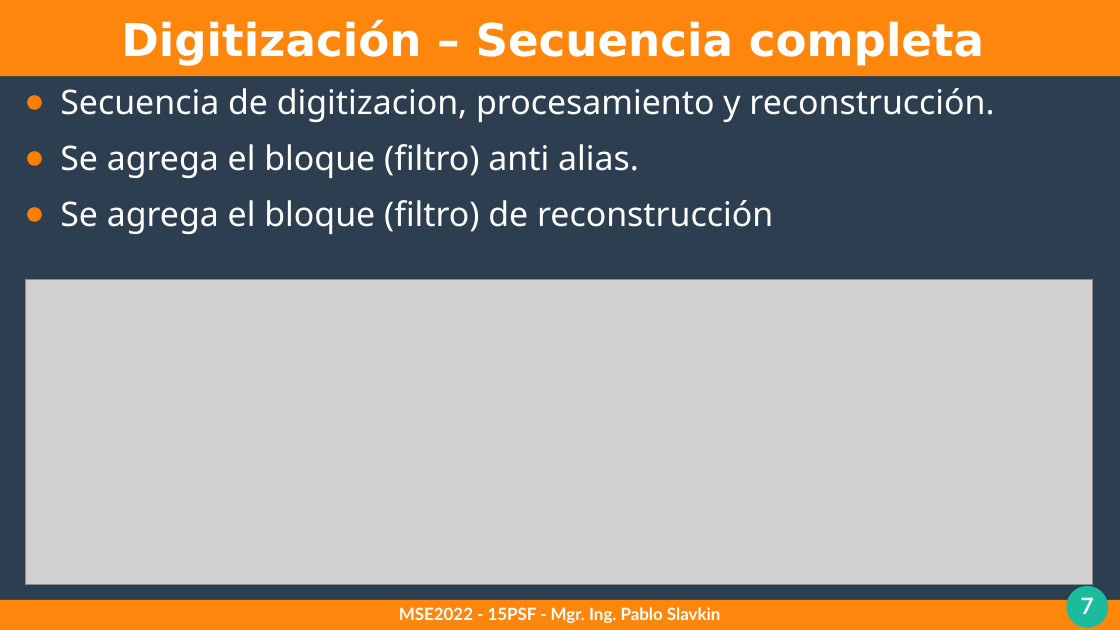
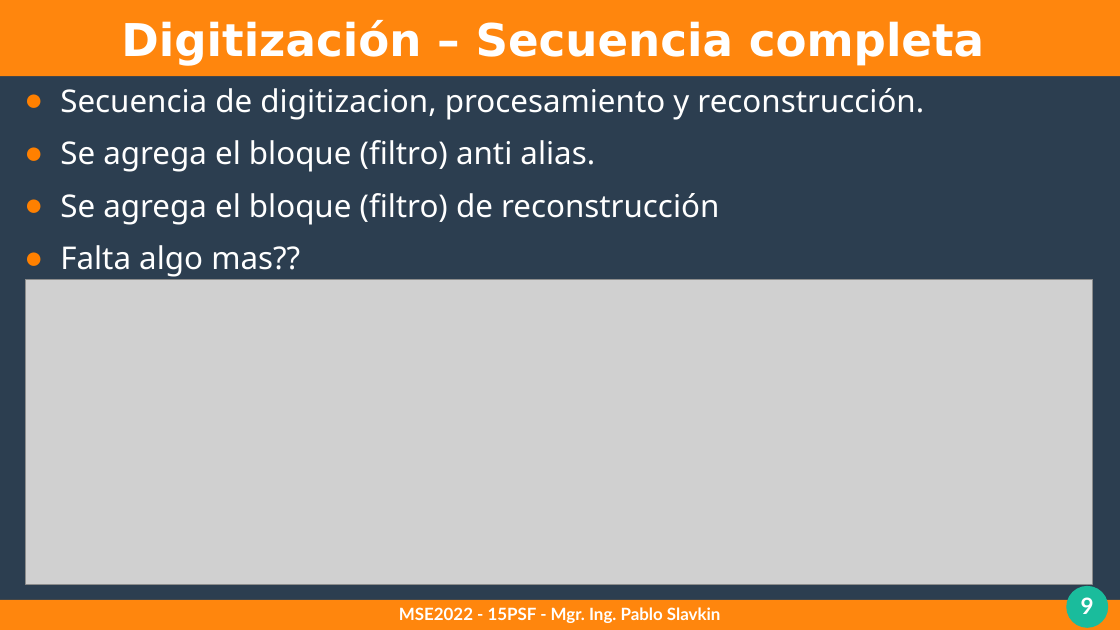
Before and after one commit to pslavkin/psf_2022, a slide deck: slide 9 of clases/2_clase/2_clase.odp (slide 7 before the commit). Drawn at 1120x630 pixels with LibreOffice and Linux fonts; fonts in the diff are those of the drawing; grey boxes stand for pictures. Boxes give left, top, right and bottom in pixels: in the first picture for what was removed or moved away, otherwise in the second. Text is boxed around its words. In the diff, an @@ line names an element or a change of style, - is before the commit and + after.

Commit message:
add clase 2 codes, slides. reconstruction, aliasing, audio

```diff
--- a/clases/2_clase/2_clase.odp
+++ b/clases/2_clase/2_clase.odp
@@ text at (60,88,924,225): size 24 to 22.2 pt @@
@@ text at (60,245,300,277): paragraph added @@
+● Falta algo mas??
@@ page number at (1081,597,1094,614): text changed @@
-7
+9
```
Also in this commit, not shown: 6 other slides changed, 4 slides added, 18 other files.
